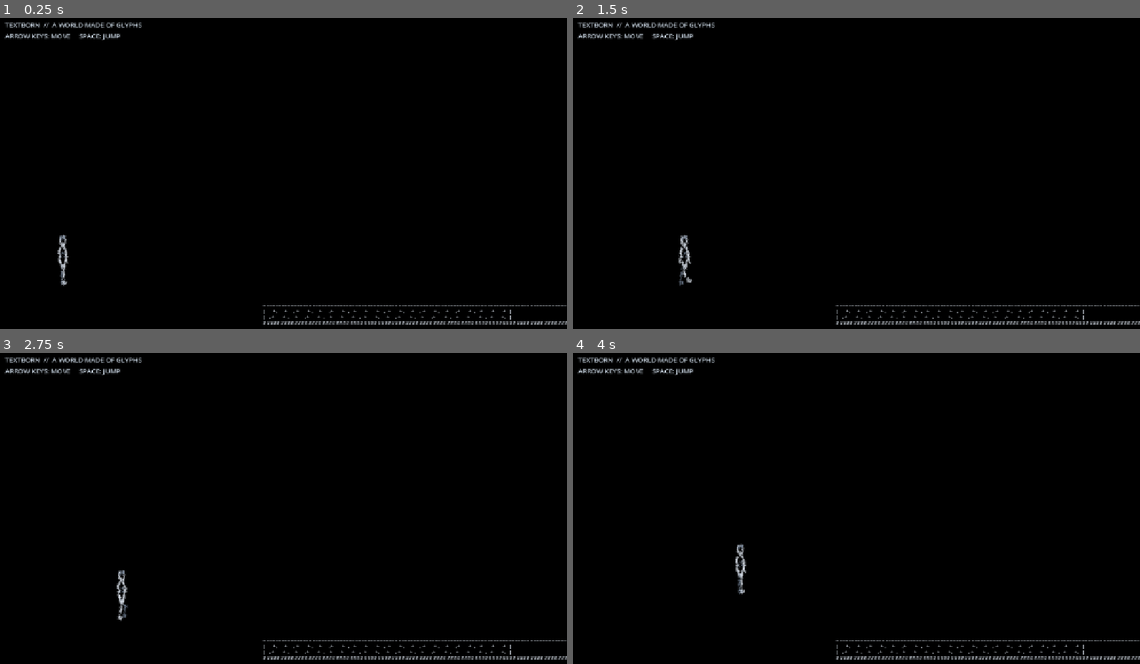
Above: before the commit, frames 1-4 (two rows, left to right).
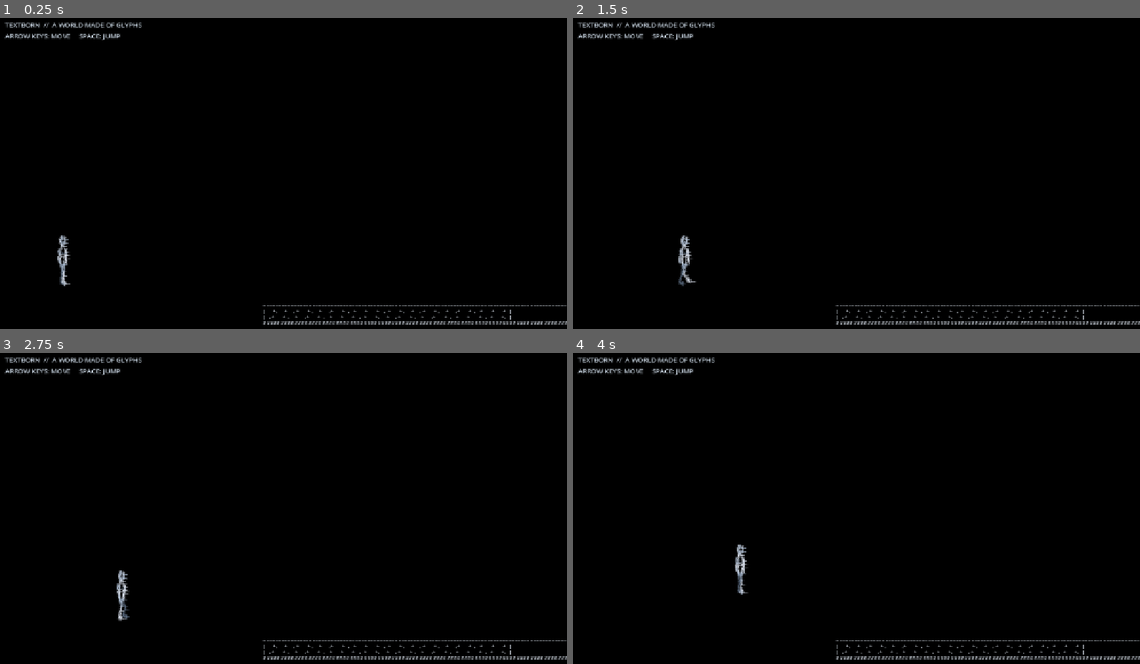
Above: after the commit, the same moments.

Repository: rifatsidik/textborn
Game: Godot game, scene res://scenes/main.tscn
Same seed, same stepped clock (60 frames per second), same inputs: the game is played once before the commit and once after it.
Inputs:
- Up to frame 1 (0.25 s): no input
- Up to frame 2 (1.5 s): tap Enter (ui_accept) at 0.5, 0.77 s; hold Right (ui_right) from 0.53 s (still down)
- Up to frame 3 (2.75 s): tap Enter (ui_accept) at 1.52 s; release Right (ui_right) at 2.03 s; hold Left (ui_left) from 2.03 s (still down)
- Up to frame 4 (4 s): release Left (ui_left) at 2.78 s; hold Right (ui_right) from 2.78 s (still down); tap Enter (ui_accept) at 3.02, 3.77 s

The runs differ from the first frame. In frame 1, 0.2% of the frame differs, in the area x 10-13%, y 69-87%; in frame 2, 0.2%, in the area x 18-22%, y 69-87%; in frame 3, 0.2%; in frame 4, 0.2%.

Commit message:
Rebuild glyph renderer for cleaner human anatomy

Diff:
--- a/systems/glyph_renderer.gd
+++ b/systems/glyph_renderer.gd
@@ -1,8 +1,11 @@
 extends Node2D
 class_name TextbornGlyphRenderer
 
-const FONT_SIZE := 10
-const GLYPHS: Array[String] = ["I", "|", "/", "\\", ":", ".", "-", "x", "+"]
+# Character is drawn only with font glyphs. Contours are deliberately clean and
+# anatomical; random-looking glyph noise is kept out of joints and face.
+const FONT_SIZE := 11
+const CONTOUR_GLYPHS: Array[String] = ["|", "/", "\\", "(", ")", "—", ".", ":"]
+const DETAIL_GLYPHS: Array[String] = [".", ":", "·", "|"]
 
 var font: Font
 var pose: Dictionary = {}
@@ -17,8 +20,9 @@
 func _draw() -> void:
     if font == null or pose.is_empty():
         return
-    var ink := Color(0.91, 0.94, 0.98, 1.0)
-    var dim := Color(0.46, 0.52, 0.60, 1.0)
+    var ink := Color(0.92, 0.95, 1.0, 1.0)
+    var mid := Color(0.70, 0.77, 0.86, 1.0)
+    var far := Color(0.38, 0.45, 0.54, 0.9)
 
     var head: Vector2 = pose["head"]
     var neck: Vector2 = pose["neck"]
@@ -37,83 +41,100 @@
     var la: Vector2 = pose["left_ankle"]
     var ra: Vector2 = pose["right_ankle"]
 
-    # Head contour with restrained hairline and facial guide marks.
-    _ellipse_outline(head, Vector2(6.5, 8.5), ink, 1)
-    _path(PackedVector2Array([head + Vector2(-5.2, -4.5), head + Vector2(-2.5, -7.5), head + Vector2(2.5, -7.5), head + Vector2(5.0, -4.5)]), dim, 3, false)
-    _glyph(head + Vector2(-2.0, 1.0), ".", ink, 5)
-    _glyph(head + Vector2(2.0, 1.0), ".", ink, 7)
+    # Head: slightly oval skull, readable jaw, short hairline and restrained face.
+    _ellipse(head, Vector2(6.0, 8.0), ink, 1)
+    _path(PackedVector2Array([
+        head + Vector2(-4.5, 2.0), head + Vector2(-3.2, 5.0),
+        head + Vector2(0.0, 7.0), head + Vector2(3.2, 5.0),
+        head + Vector2(4.5, 2.0)
+    ]), mid, 5, false, 3.2)
+    _path(PackedVector2Array([
+        head + Vector2(-4.5, -3.5), head + Vector2(-2.0, -7.0),
+        head + Vector2(1.5, -7.3), head + Vector2(4.6, -4.0)
+    ]), mid, 9, false, 3.0)
+    _glyph(head + Vector2(-2.4, 0.5), ".", mid, 11)
+    _glyph(head + Vector2(1.5, 0.5), ".", mid, 12)
 
-    # Neck, shoulder slope, rib cage and waist: only perimeter glyphs.
+    # Neck and lean torso: sloped shoulders, tapered ribcage, visible waist.
     _path(PackedVector2Array([
-        neck + Vector2(-2.2, -1.0), chest + Vector2(-5.8, -1.0),
-        chest + Vector2(-8.0, 2.0), chest + Vector2(-7.0, 12.0),
-        pelvis + Vector2(-4.2, -1.0), pelvis + Vector2(4.2, -1.0),
-        chest + Vector2(7.0, 12.0), chest + Vector2(8.0, 2.0),
-        chest + Vector2(5.8, -1.0), neck + Vector2(2.2, -1.0)
-    ]), ink, 11, true)
-    _path(PackedVector2Array([pelvis + Vector2(-4.2, -1), pelvis + Vector2(-2.8, 4), pelvis + Vector2(0, 6), pelvis + Vector2(2.8, 4), pelvis + Vector2(4.2, -1)]), ink, 19, false)
-    _path(PackedVector2Array([chest + Vector2(-3.2, 8), chest + Vector2(3.2, 8)]), dim, 23, false)
-    _path(PackedVector2Array([chest + Vector2(-2.8, 16), chest + Vector2(2.8, 16)]), dim, 29, false)
+        neck + Vector2(-2.0, -1.0), chest + Vector2(-4.8, -1.0),
+        chest + Vector2(-7.0, 1.5), chest + Vector2(-6.0, 9.0),
+        chest + Vector2(-4.2, 15.0), pelvis + Vector2(-3.8, -1.0),
+        pelvis + Vector2(3.8, -1.0), chest + Vector2(4.2, 15.0),
+        chest + Vector2(6.0, 9.0), chest + Vector2(7.0, 1.5),
+        chest + Vector2(4.8, -1.0), neck + Vector2(2.0, -1.0)
+    ]), ink, 17, true, 3.0)
+    _path(PackedVector2Array([
+        pelvis + Vector2(-3.8, -1.0), pelvis + Vector2(-3.1, 2.0),
+        pelvis + Vector2(0.0, 5.0), pelvis + Vector2(3.1, 2.0),
+        pelvis + Vector2(3.8, -1.0)
+    ]), mid, 21, false, 3.0)
+    _path(PackedVector2Array([chest + Vector2(-2.8, 7.0), chest + Vector2(2.8, 7.0)]), far, 23, false, 3.0)
 
-    # Limbs are drawn as paired contour rails, not filled glyph tubes.
-    _limb(ls, le, 3.0, ink, 31)
-    _limb(le, lh, 2.0, ink, 37)
-    _limb(rs, re, 3.0, ink, 41)
-    _limb(re, rh, 2.0, ink, 43)
-    # Far leg is quieter and drawn first; the near leg carries the clear contour.
-    _limb(lhip, lk, 2.5, dim, 47)
-    _limb(lk, la, 2.1, dim, 53)
-    _limb(rhip, rk, 2.5, ink, 59)
-    _limb(rk, ra, 2.1, ink, 61)
+    # Arms are kept separate from the torso with narrower upper/lower segments.
+    _limb(ls, le, 3.5, mid, 31)
+    _limb(le, lh, 2.7, ink, 37)
+    _limb(rs, re, 3.5, ink, 41)
+    _limb(re, rh, 2.7, ink, 43)
+    _path(PackedVector2Array([lh + Vector2(-1.0, -1.0), lh + Vector2(0.5, 2.0), lh + Vector2(1.5, 3.5)]), mid, 47, false, 2.8)
+    _path(PackedVector2Array([rh + Vector2(-1.0, -1.0), rh + Vector2(0.5, 2.0), rh + Vector2(1.5, 3.5)]), ink, 49, false, 2.8)
 
-    # Hands and feet: short contour strokes only.
-    _path(PackedVector2Array([lh + Vector2(-1, -1), lh + Vector2(1, 2), lh + Vector2(2, 4)]), ink, 67, false)
-    _path(PackedVector2Array([rh + Vector2(-1, -1), rh + Vector2(1, 2), rh + Vector2(2, 4)]), ink, 71, false)
-    _path(PackedVector2Array([la + Vector2(-1.5, 0), la + Vector2(3.5, 0.4), la + Vector2(5.5, 1.2)]), dim, 73, false)
-    _path(PackedVector2Array([ra + Vector2(-1.5, 0), ra + Vector2(3.5, 0.4), ra + Vector2(5.5, 1.2)]), ink, 79, false)
+    # Far leg first, then near leg. Matched widths and lengths avoid the
+    # previous visual impression that one leg was a different character.
+    _limb(lhip, lk, 3.0, far, 53)
+    _limb(lk, la, 2.5, far, 59)
+    _limb(rhip, rk, 3.0, mid, 61)
+    _limb(rk, ra, 2.5, ink, 67)
+    _foot(la, far, 71)
+    _foot(ra, ink, 73)
 
-func _ellipse_outline(center: Vector2, radius: Vector2, color: Color, seed: int) -> void:
-    const COUNT := 32
+func _ellipse(center: Vector2, radius: Vector2, color: Color, seed: int) -> void:
+    const COUNT := 36
     for i in range(COUNT):
-        if i % 8 == 0:
-            continue
         var angle := TAU * float(i) / float(COUNT)
-        _glyph(center + Vector2(cos(angle) * radius.x, sin(angle) * radius.y), GLYPHS[posmod(seed + i, GLYPHS.size())], color, seed + i)
+        var p := center + Vector2(cos(angle) * radius.x, sin(angle) * radius.y)
+        if i % 3 != 0:
+            _glyph(p, CONTOUR_GLYPHS[posmod(seed + i, CONTOUR_GLYPHS.size())], color, seed + i)
 
 func _limb(a: Vector2, b: Vector2, width: float, color: Color, seed: int) -> void:
     var delta := b - a
     if delta.length() < 0.1:
         return
     var normal := delta.normalized().orthogonal()
-    var count := maxi(3, int(delta.length() / 3.8))
+    var count := maxi(4, int(delta.length() / 3.0))
     for i in range(count + 1):
         var t := float(i) / float(count)
         var center := a.lerp(b, t)
-        var taper := 0.65 + 0.35 * sin(t * PI)
+        var taper := 0.72 + 0.28 * sin(t * PI)
         var offset := normal * width * 0.5 * taper
-        # Sparse paired rails retain negative space; rare center marks imply form.
-        if i % 3 != 0:
-            _glyph(center + offset, GLYPHS[posmod(seed + i, GLYPHS.size())], color, seed + i)
-            _glyph(center - offset, GLYPHS[posmod(seed + i + 2, GLYPHS.size())], color, seed + i + 2)
-        if i % 8 == 0:
-            _glyph(center, ".", Color(color.r * 0.6, color.g * 0.6, color.b * 0.6, color.a), seed + i + 5)
+        var glyph_a := CONTOUR_GLYPHS[posmod(seed + i, CONTOUR_GLYPHS.size())]
+        var glyph_b := CONTOUR_GLYPHS[posmod(seed + i + 3, CONTOUR_GLYPHS.size())]
+        _glyph(center + offset, glyph_a, color, seed + i)
+        _glyph(center - offset, glyph_b, color, seed + i + 3)
+        if i % 5 == 0 and t > 0.12 and t < 0.88:
+            _glyph(center, DETAIL_GLYPHS[posmod(seed + i, DETAIL_GLYPHS.size())], color.darkened(0.25), seed + i + 5)
 
-func _path(points: PackedVector2Array, color: Color, seed: int, closed: bool) -> void:
+func _foot(ankle: Vector2, color: Color, seed: int) -> void:
+    _path(PackedVector2Array([
+        ankle + Vector2(-2.0, -0.4), ankle + Vector2(1.5, 0.0),
+        ankle + Vector2(5.0, 1.0), ankle + Vector2(7.0, 1.2)
+    ]), color, seed, false, 2.8)
+
+func _path(points: PackedVector2Array, color: Color, seed: int, closed: bool, spacing: float = 3.5) -> void:
     if points.size() < 2:
         return
     for i in range(points.size() - 1):
-        var count := maxi(2, int(points[i].distance_to(points[i + 1]) / 3.5))
+        var count := maxi(2, int(points[i].distance_to(points[i + 1]) / spacing))
         _segment(points[i], points[i + 1], count, color, seed + i * 7)
     if closed:
-        var count := maxi(2, int(points[points.size() - 1].distance_to(points[0]) / 3.5))
+        var count := maxi(2, int(points[points.size() - 1].distance_to(points[0]) / spacing))
         _segment(points[points.size() - 1], points[0], count, color, seed + points.size() * 7)
 
 func _segment(a: Vector2, b: Vector2, count: int, color: Color, seed: int) -> void:
     for i in range(count + 1):
         var p := a.lerp(b, float(i) / float(count))
-        _glyph(p, GLYPHS[posmod(seed + i * 3, GLYPHS.size())], color, seed + i)
+        _glyph(p, CONTOUR_GLYPHS[posmod(seed + i * 3, CONTOUR_GLYPHS.size())], color, seed + i)
 
 func _glyph(pos: Vector2, value: String, color: Color, seed: int) -> void:
-    var shade := 0.88 + float(posmod(seed * 7, 13)) / 100.0
-    var tint := Color(color.r * shade, color.g * shade, color.b * shade, color.a)
-    draw_string(font, pos, value, HORIZONTAL_ALIGNMENT_LEFT, -1, FONT_SIZE, tint)
+    var shade := 0.94 + float(posmod(seed * 7, 7)) / 100.0
+    draw_string(font, pos, value, HORIZONTAL_ALIGNMENT_LEFT, -1, FONT_SIZE, Color(color.r * shade, color.g * shade, color.b * shade, color.a))
